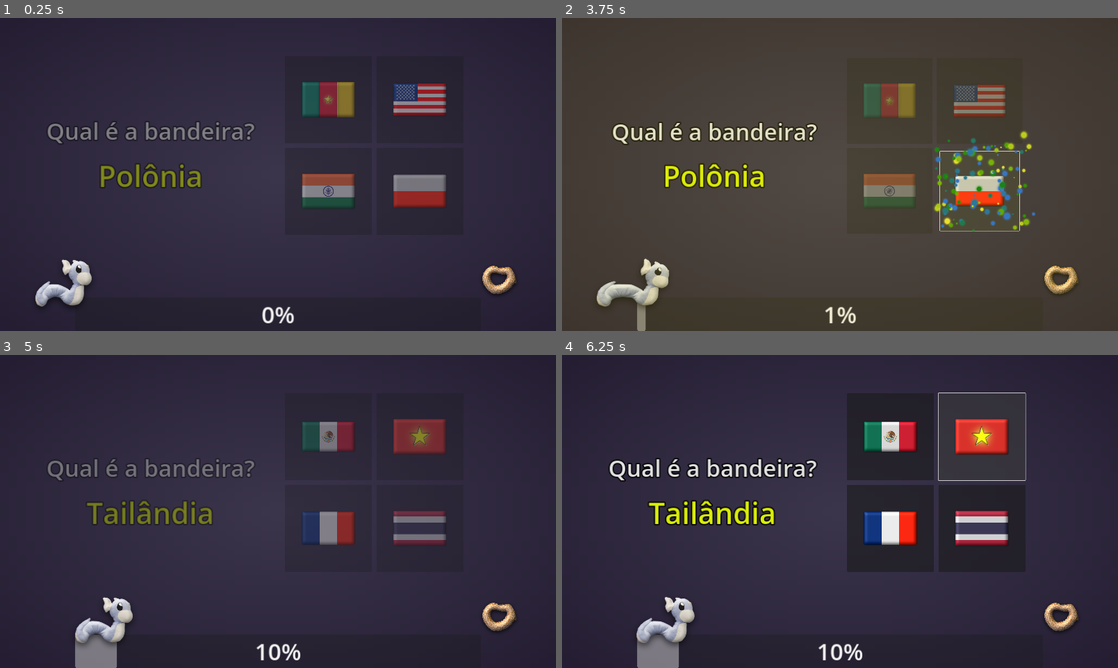
Above: before the commit, frames 1-4 (two rows, left to right).
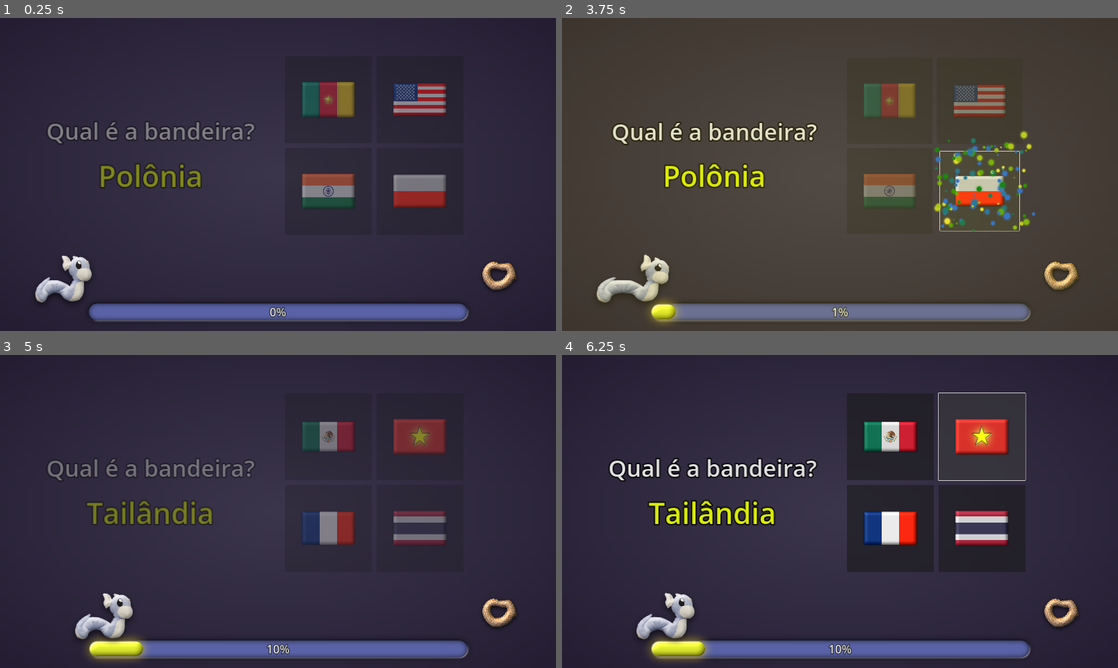
Above: after the commit, the same moments.

Repository: vibrunazo/godot-akira-flags
Game: Godot game, scene res://quiz/quiz_game.tscn
Same seed, same stepped clock (60 frames per second), same inputs: the game is played once before the commit and once after it. Sound files missing from this copy of the repository are replaced by a short silence.
Inputs (mouse positions are in pixels of both pictures, inside the frame that each line leads up to):
- Up to frame 1 (0.25 s): no input
- Up to frame 2 (3.75 s): click (712, 174) at 0.5 s; click (890, 99) at 1.27 s; click (984, 99) at 2.02 s; click (890, 190) at 2.77 s; click (984, 190) at 3.5 s
- Up to frame 3 (5 s): click (150, 511) at 4.25 s
- Up to frame 4 (6.25 s): click (890, 436) at 5.02 s; click (984, 436) at 5.77 s

The runs differ from the first frame. In frame 1, 5.0% of the frame differs, in the area x 6-93%, y 75-98%; in frame 2, 5.2%; in frame 3, 5.5%; in frame 4, 5.5%, in the area x 13-93%, y 76-100%.

Commit message:
add textures to progress bar, fixes #2

Diff:
--- a/quiz/game_progress.gd
+++ b/quiz/game_progress.gd
@@ -8,6 +8,9 @@
 
 ## Target value for the progress bar, [member value] will be slowly animated towards target
 var target: float = 0
+
+func _ready():
+	value = 0
 
 ## Incremeants the value and updates the Char position
 func inc_value(inc: int):
--- a/quiz/game_progress.tscn
+++ b/quiz/game_progress.tscn
@@ -1,15 +1,39 @@
-[gd_scene load_steps=4 format=3 uid="uid://c8aa2ng46t0jx"]
+[gd_scene load_steps=8 format=3 uid="uid://c8aa2ng46t0jx"]
 
 [ext_resource type="PackedScene" uid="uid://s1tvck4cbw11" path="res://quiz/progress_char.tscn" id="1_84nsa"]
+[ext_resource type="Texture2D" uid="uid://dvj4xme2kh2gu" path="res://ui/sprite/progress-bg.png" id="1_f3l1b"]
+[ext_resource type="Texture2D" uid="uid://d2f64fc0ocokt" path="res://ui/sprite/progress-fill.png" id="1_k8eff"]
 [ext_resource type="Script" path="res://quiz/game_progress.gd" id="1_ryrag"]
 [ext_resource type="PackedScene" uid="uid://hr2k3bq6l1wq" path="res://quiz/prize.tscn" id="3_mklfg"]
 
+[sub_resource type="StyleBoxTexture" id="StyleBoxTexture_4mfah"]
+content_margin_top = 0.0
+content_margin_bottom = 0.0
+texture = ExtResource("1_f3l1b")
+texture_margin_left = 80.0
+texture_margin_top = 65.0
+texture_margin_right = 80.0
+texture_margin_bottom = 63.0
+
+[sub_resource type="StyleBoxTexture" id="StyleBoxTexture_gxyk0"]
+texture = ExtResource("1_k8eff")
+texture_margin_left = 80.0
+texture_margin_top = 65.0
+texture_margin_right = 80.0
+texture_margin_bottom = 63.0
+axis_stretch_vertical = 2
+
 [node name="GameProgress" type="ProgressBar"]
 custom_minimum_size = Vector2(1400, 100)
-offset_right = 4.0
-offset_bottom = 27.0
-theme_override_font_sizes/font_size = 80
+offset_right = 1400.0
+offset_bottom = 128.0
+theme_override_colors/font_outline_color = Color(0, 0, 0, 1)
+theme_override_constants/outline_size = 8
+theme_override_font_sizes/font_size = 40
+theme_override_styles/background = SubResource("StyleBoxTexture_4mfah")
+theme_override_styles/fill = SubResource("StyleBoxTexture_gxyk0")
 max_value = 10.0
+value = 4.27
 script = ExtResource("1_ryrag")
 
 [node name="Prize" parent="." instance=ExtResource("3_mklfg")]
--- a/quiz/prize.tscn
+++ b/quiz/prize.tscn
@@ -173,20 +173,31 @@
 [sub_resource type="CurveTexture" id="CurveTexture_my4vu"]
 curve = SubResource("Curve_6ticw")
 
+[sub_resource type="Curve" id="Curve_h0w64"]
+_data = [Vector2(0, 1), 0.0, 0.0, 0, 0, Vector2(1, 0.472527), 0.0, 0.0, 0, 0]
+point_count = 2
+
+[sub_resource type="CurveTexture" id="CurveTexture_qu3h4"]
+curve = SubResource("Curve_h0w64")
+
 [sub_resource type="ParticleProcessMaterial" id="ParticleProcessMaterial_6qgxy"]
 particle_flag_disable_z = true
 emission_shape = 3
-emission_box_extents = Vector3(20, 20, 1)
+emission_box_extents = Vector3(50, 20, 1)
 angle_min = -90.0
 angle_max = 90.0
 direction = Vector3(0, -1, 0)
-spread = 60.0
+spread = 30.0
 initial_velocity_min = 100.0
 initial_velocity_max = 800.0
-angular_velocity_min = -90.0
-angular_velocity_max = 90.0
-gravity = Vector3(0, 98, 0)
+angular_velocity_min = -200.0
+angular_velocity_max = 200.0
+gravity = Vector3(0, 600, 0)
+damping_min = 200.0
+damping_max = 400.0
 scale_min = 0.2
+scale_max = 0.6
+scale_curve = SubResource("CurveTexture_qu3h4")
 alpha_curve = SubResource("CurveTexture_my4vu")
 anim_offset_max = 1.0
 
@@ -231,6 +242,7 @@
 material = SubResource("CanvasItemMaterial_pfp4d")
 position = Vector2(0, -68)
 emitting = false
+amount = 24
 process_material = SubResource("ParticleProcessMaterial_6qgxy")
 texture = ExtResource("4_at850")
 lifetime = 0.5
@@ -242,6 +254,7 @@
 material = SubResource("CanvasItemMaterial_pfp4d")
 position = Vector2(0, -25)
 emitting = false
+amount = 24
 process_material = SubResource("ParticleProcessMaterial_6qgxy")
 texture = ExtResource("4_at850")
 lifetime = 0.5
@@ -253,6 +266,7 @@
 material = SubResource("CanvasItemMaterial_pfp4d")
 position = Vector2(0, 53)
 emitting = false
+amount = 24
 process_material = SubResource("ParticleProcessMaterial_6qgxy")
 texture = ExtResource("4_at850")
 lifetime = 0.5
--- a/quiz/quiz_game.tscn
+++ b/quiz/quiz_game.tscn
@@ -109,10 +109,10 @@
 anchor_top = 1.0
 anchor_right = 0.5
 anchor_bottom = 1.0
-offset_left = -400.0
-offset_top = -114.0
-offset_right = 400.0
-offset_bottom = 0.0
+offset_left = -700.0
+offset_top = -130.0
+offset_right = 700.0
+offset_bottom = -2.0
 grow_horizontal = 2
 grow_vertical = 0
 
Not shown: 1 places in quiz/prize.tscn that only renumber resources
Binary file added: ui/sprite/progress-bg.png
Not shown, added: ui/sprite/progress-bg.png.import
Binary file added: ui/sprite/progress-fill.png
Not shown, added: ui/sprite/progress-fill.png.import
